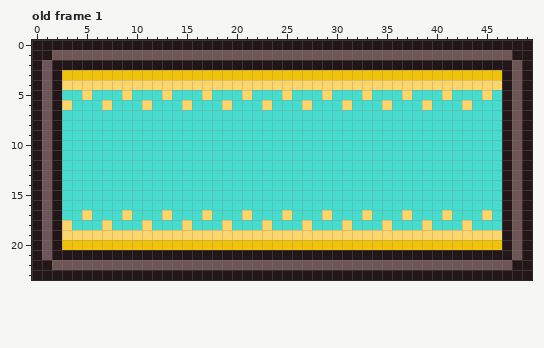
Pixel-art file: Project Games/Project Mini Farm Simulator/Aseprite/basic UI/Weather_UI.aseprite. The first picture shows the starting point.
50x24 pixels, 3 frames. Shown: old frame 1. The commit also changed other frames, which this record leaves out.
After:
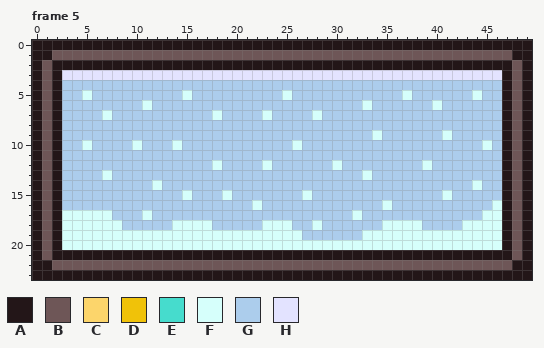
Palette (. is transparent): A #231618  B #6e5657  C #fcd56b  D #f0c209  E #46dccd  F #d6fffb  G #accdec  H #e3e3ff
A new or re-ordered frame is compared with the old frame closest to it.
Change:
frames 3 -> 5
Changed rows in their new state; - is an unchanged pixel.
Frame 5 is new; against old frame 1, layer "inside art":
first column x 3:
 3 HHHHHHHHHHHHHHHHHHHHHHHHHHHHHHHHHHHHHHHHHHHH
 4 GGGGGGGGGGGGGGGGGGGGGGGGGGGGGGGGGGGGGGGGGGGG
 5 GGFGGGGGGGGGFGGGGGGGGGFGGGGGGGGGGGFGGGGGGFGG
 6 GGGGGGGGFGGGGGGGGGGGGGGGGGGGGGFGGGGGGFGGGGGG
 7 GGGGFGGGGGGGGGGFGGGGFGGGGFGGGGGGGGGGGGGGGGGG
 8 GGGGGGGGGGGGGGGGGGGGGGGGGGGGGGGGGGGGGGGGGGGG
 9 GGGGGGGGGGGGGGGGGGGGGGGGGGGGGGGFGGGGGGFGGGGG
10 GGFGGGGFGGGFGGGGGGGGGGGFGGGGGGGGGGGGGGGGGGFG
11 GGGGGGGGGGGGGGGGGGGGGGGGGGGGGGGGGGGGGGGGGGGG
12 GGGGGGGGGGGGGGGFGGGGFGGGGGGFGGGGGGGGFGGGGGGG
13 GGGGFGGGGGGGGGGGGGGGGGGGGGGGGGFGGGGGGGGGGGGG
14 GGGGGGGGGFGGGGGGGGGGGGGGGGGGGGGGGGGGGGGGGFGG
15 GGGGGGGGGGGGFGGGFGGGGGGGFGGGGGGGGGGGGGFGGGGG
16 GGGGGGGGGGGGGGGGGGGFGGGGGGGGGGGGFGGGGGGGGGGF
17 FFFFFGGGFGGGGGGGGGGGGGGGGGGGGFGGGGGGGGGGGGFF
18 FFFFFFGGGGGFFFFGGGGGFFFGGFGGGGGGFFFFGGGGFFFF
19 FFFFFFFFFFFFFFFFFFFFFFFFGGGGGGFFFFFFFFFFFFFF
20 FFFFFFFFFFFFFFFFFFFFFFFFFFFFFFFFFFFFFFFFFFFF
Changed places in both pictures, as pixel boxes (x1, y1, x2, y2):
changed: (62, 70, 502, 250)
